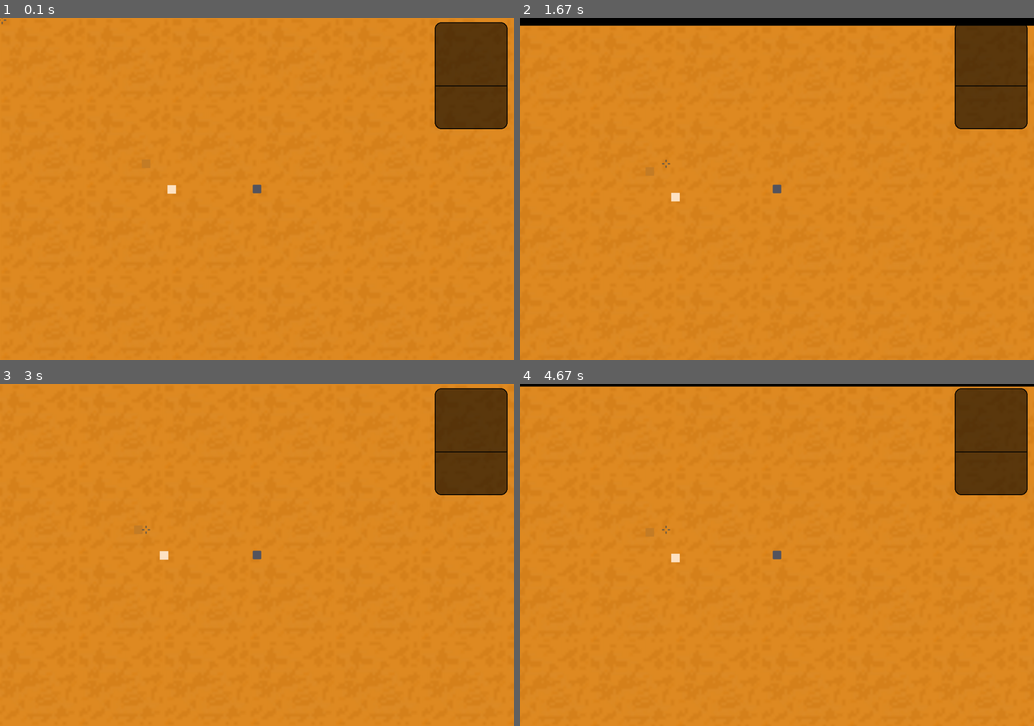
Above: before the commit, frames 1-4 (two rows, left to right).
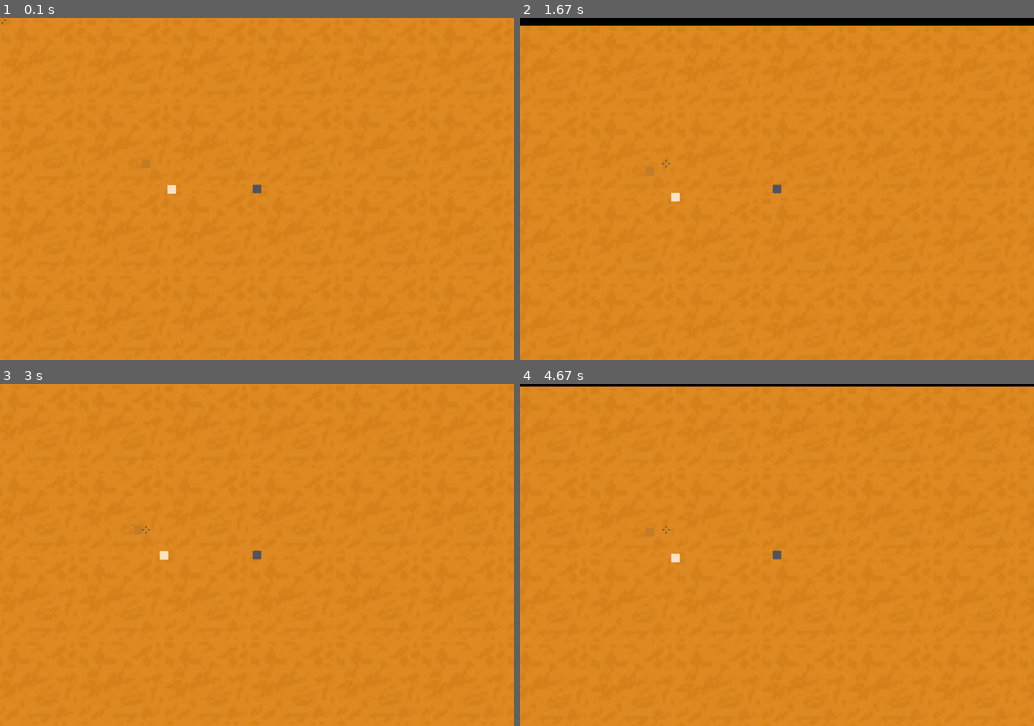
Above: after the commit, the same moments.

Repository: ztdnzunYT/Capstone-Project-2024
Game: pygame game, started from xzplore/test.py
Same seed, same stepped clock (60 frames per second), same inputs: the game is played once before the commit and once after it.
Inputs (mouse positions are in pixels of both pictures, inside the frame that each line leads up to):
- Up to frame 1 (0.1 s): no input
- Up to frame 2 (1.67 s): click (663, 161) at 0.38 s; hold D 0.67-1.13 s; hold W 1.17-1.47 s; hold D from 1.5 s (still down)
- Up to frame 3 (3 s): release D at 1.97 s; hold A 2-2.53 s; hold S 2.57-2.87 s; hold A from 2.9 s (still down)
- Up to frame 4 (4.67 s): release A at 3.3 s; hold W 3.33-3.7 s; hold D 3.73-4.37 s; hold S from 4.4 s (still down)

The runs differ from the first frame. In frame 1, 4.4% of the frame differs, in the area x 84-99%, y 1-33%; in frame 2, 4.3%; in frame 3, 4.4%; in frame 4, 4.4%.

Commit message:
Update test.py

Diff:
--- a/xzplore/test.py
+++ b/xzplore/test.py
@@ -53,27 +53,33 @@
         self.font = pygame.font.Font(None,18)
         self.text = None
         self.text_rect = None
+        self.window_radius = 5
 
 
     def draw_item_display_window(self):
-        screen.blit(self.surface,self.surf_rect)
-        pygame.draw.rect(self.surface,(0,0,0,150),(25,0,170,250),0,15)
-        pygame.draw.rect(self.surface,(0,0,0),(25,0,170,250),2,15)
-        pygame.draw.rect(self.surface,(0,0,0),(25,0,170,150),2,0,15,15)
+
         try:
             image,description = Item_display.find_item(self)
+            screen.blit(self.surface,self.surf_rect)
+            pygame.draw.rect(self.surface,(0,0,0,150),(30,0,170,250),0,self.window_radius)
+            pygame.draw.rect(self.surface,(0,0,0),(30,0,170,250),4,self.window_radius)
+            pygame.draw.rect(self.surface,(0,0,0),(30,0,170,150),3,0,self.window_radius,self.window_radius)
             self.image = pygame.transform.smoothscale(pygame.image.load(image).convert_alpha(),(150,150))
             self.rect = self.image.get_rect()
-            screen.blit(self.image,(SCREEN_WIDTH-170,11))
+            screen.blit(self.image,(SCREEN_WIDTH-165,11))
             split_text = description.split()
             text_len = 0
             text_height = 0
+            self.text = self.font.render("Info:",True,(255,255,255))
+            self.text_rect = self.text.get_rect(topleft=(SCREEN_WIDTH-165+text_len,170+text_height))
+            screen.blit(self.text,self.text_rect)
+            text_height = 20
             for text in split_text:
                 self.text = self.font.render(text,True,(255,255,255))
-                self.text_rect = self.text.get_rect(topleft=(SCREEN_WIDTH-175+text_len,170+text_height))
+                self.text_rect = self.text.get_rect(topleft=(SCREEN_WIDTH-165+text_len,170+text_height))
                 width = self.text.get_width()
                 text_len += width + 5
-                if self.text_rect.x > 1100:
+                if self.text_rect.x > 1090:
                     text_len = 0
                     text_height += 15
                 screen.blit(self.text,self.text_rect)
